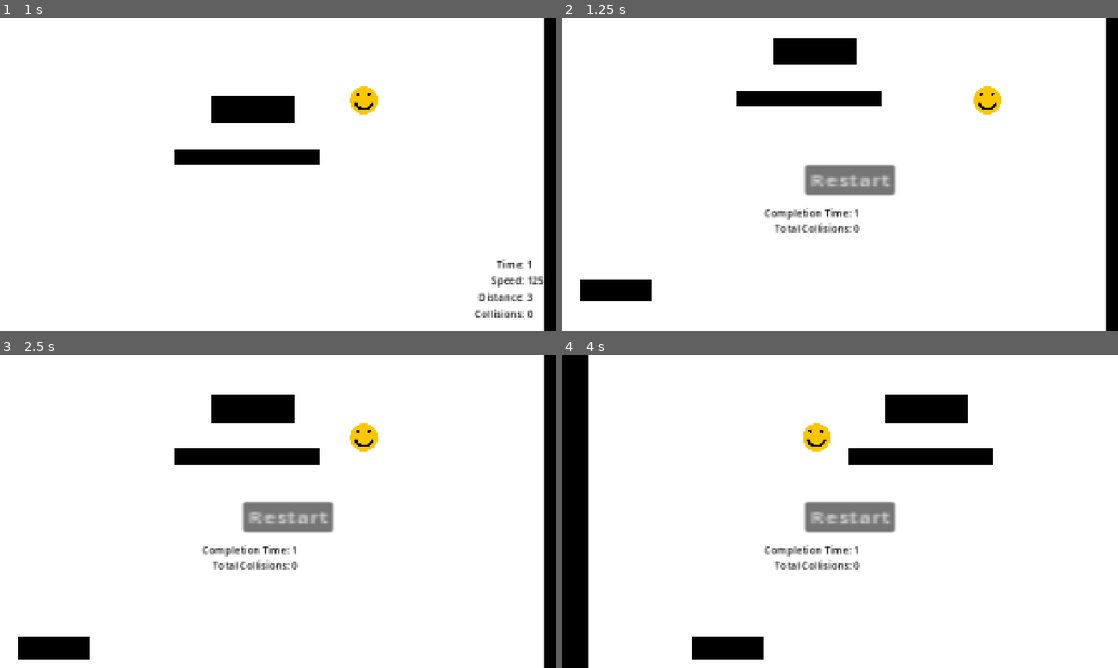
Above: before the commit, frames 1-4 (two rows, left to right).
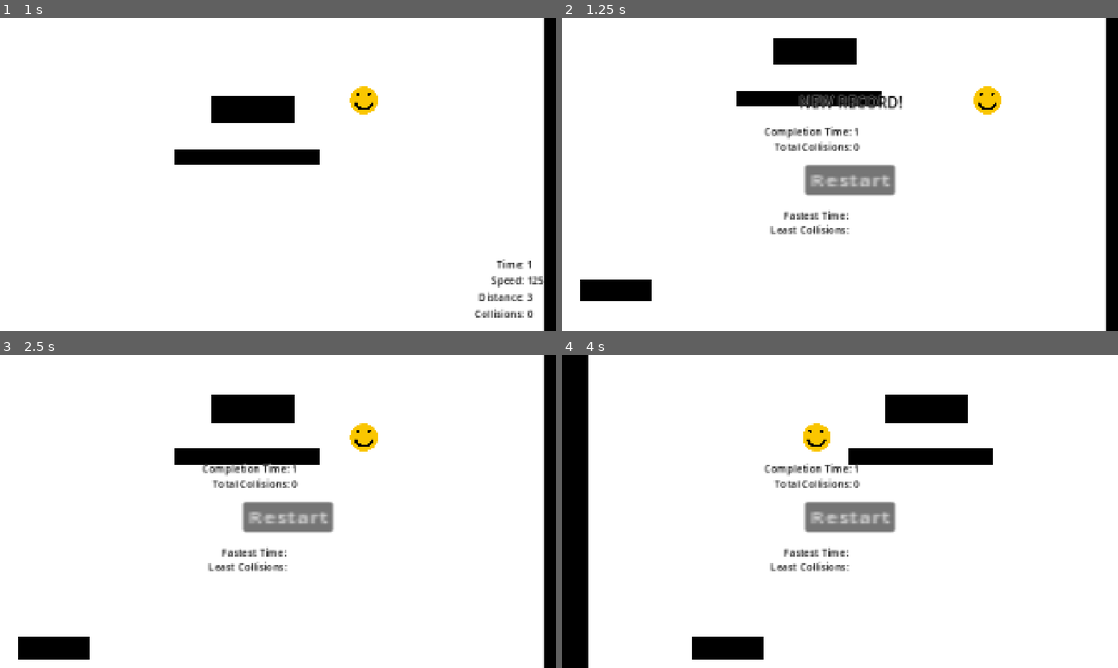
Above: after the commit, the same moments.

Repository: rickakell/FallingGame
Game: Godot game, scene res://scenes/Game.tscn
Same seed, same stepped clock (60 frames per second), same inputs: the game is played once before the commit and once after it.
Inputs:
- Up to frame 1 (1 s): hold Right (ui_right) from 0.53 s (still down)
- Up to frame 2 (1.25 s): keep holding Right (ui_right)
- Up to frame 3 (2.5 s): release Right (ui_right) at 1.25 s; click "Restart" at 1.25 s; hold Right (ui_right) from 2.03 s (still down)
- Up to frame 4 (4 s): release Right (ui_right) at 2.75 s; click "Restart" at 2.75 s; hold Left (ui_left) from 3.53 s (still down)

Frame 1 is identical in both runs. In frame 2, 2.0% of the frame differs, in the area x 36-62%, y 24-70%; in frame 3, 1.3%; in frame 4, 1.3%.

Commit message:
Add high/low scores

Diff:
--- a/scenes/Game.tscn
+++ b/scenes/Game.tscn
@@ -88,9 +88,9 @@
 [node name="CompletionTime" type="Label" parent="GameManager/EndScreen" unique_id=1328536944]
 z_index = 10
 offset_left = 699.0
-offset_top = 647.0
+offset_top = 366.0
 offset_right = 840.0
-offset_bottom = 670.0
+offset_bottom = 389.0
 scale = Vector2(2.1889791, 2.1889791)
 theme_override_colors/font_color = Color(0, 0, 0, 1)
 theme_override_colors/font_outline_color = Color(1, 1, 1, 1)
@@ -100,14 +100,52 @@
 [node name="TotalCollisions" type="Label" parent="GameManager/EndScreen" unique_id=2100786093]
 z_index = 10
 offset_left = 734.00006
-offset_top = 700.0
+offset_top = 419.0
 offset_right = 859.00006
-offset_bottom = 723.0
+offset_bottom = 442.0
 scale = Vector2(2.1889791, 2.1889791)
 theme_override_colors/font_color = Color(0, 0, 0, 1)
 theme_override_colors/font_outline_color = Color(1, 1, 1, 1)
 theme_override_constants/outline_size = 4
 text = "Total Collisions: "
+
+[node name="FastestTime" type="Label" parent="GameManager/EndScreen" unique_id=519699192]
+z_index = 10
+offset_left = 765.0
+offset_top = 656.0
+offset_right = 906.0
+offset_bottom = 679.0
+scale = Vector2(2.1889791, 2.1889791)
+theme_override_colors/font_color = Color(0, 0, 0, 1)
+theme_override_colors/font_outline_color = Color(1, 1, 1, 1)
+theme_override_constants/outline_size = 4
+text = "Fastest Time: "
+
+[node name="LeastCollisions" type="Label" parent="GameManager/EndScreen" unique_id=847446872]
+z_index = 10
+offset_left = 720.0
+offset_top = 705.0
+offset_right = 845.0
+offset_bottom = 728.0
+scale = Vector2(2.1889791, 2.1889791)
+theme_override_colors/font_color = Color(0, 0, 0, 1)
+theme_override_colors/font_outline_color = Color(1, 1, 1, 1)
+theme_override_constants/outline_size = 4
+text = "Least Collisions:"
+
+[node name="NewRecord" type="Label" parent="GameManager/EndScreen" unique_id=474267504]
+visible = false
+z_index = 10
+offset_left = 819.0
+offset_top = 255.00003
+offset_right = 983.0
+offset_bottom = 289.00003
+scale = Vector2(2.1889791, 2.1889791)
+theme_override_colors/font_color = Color(0, 0, 0, 1)
+theme_override_colors/font_outline_color = Color(1, 1, 1, 1)
+theme_override_constants/outline_size = 4
+theme_override_font_sizes/font_size = 24
+text = "NEW RECORD!"
 
 [node name="Player" parent="." unique_id=142940438 instance=ExtResource("1_ibkli")]
 unique_name_in_owner = true
--- a/scripts/game_manager.gd
+++ b/scripts/game_manager.gd
@@ -1,4 +1,6 @@
 extends Node
+
+const INT64_MAX = (1 << 63) - 1
 
 static var max_distance = 0
 static var current_distance = 0
@@ -11,10 +13,11 @@
 static var game_end_collisions = 0
 
 static var game_complete = false
+static var new_record = false
 
 # Do not reset
-static var fastest_time = 0
-static var least_collisions = 0
+static var fastest_time = INT64_MAX
+static var least_collisions = INT64_MAX
 
 # Called when the node enters the scene tree for the first time.
 func _ready() -> void:
@@ -39,10 +42,17 @@
 			game_complete = true
 			game_completion_time = game_time
 			game_end_collisions = %Player.collisions
+
+			if (game_completion_time < fastest_time or game_end_collisions < least_collisions):
+				$EndScreen/NewRecord.visible = true
+				fastest_time = min(game_completion_time, fastest_time)
+				least_collisions = min(game_end_collisions, least_collisions)
+
 			$HUD.visible = false
 			$EndScreen/CompletionTime.text = "Completion Time: " + str(game_completion_time)
 			$EndScreen/TotalCollisions.text = "Total Collisions: " + str(game_end_collisions)
 			$EndScreen.visible = true
+
 
 func _on_restart_button_pressed() -> void:
 	reset_game_variables()
@@ -63,3 +73,5 @@
 	game_end_collisions = 0
 
 	game_complete = false
+
+	$EndScreen/NewRecord.visible = false
